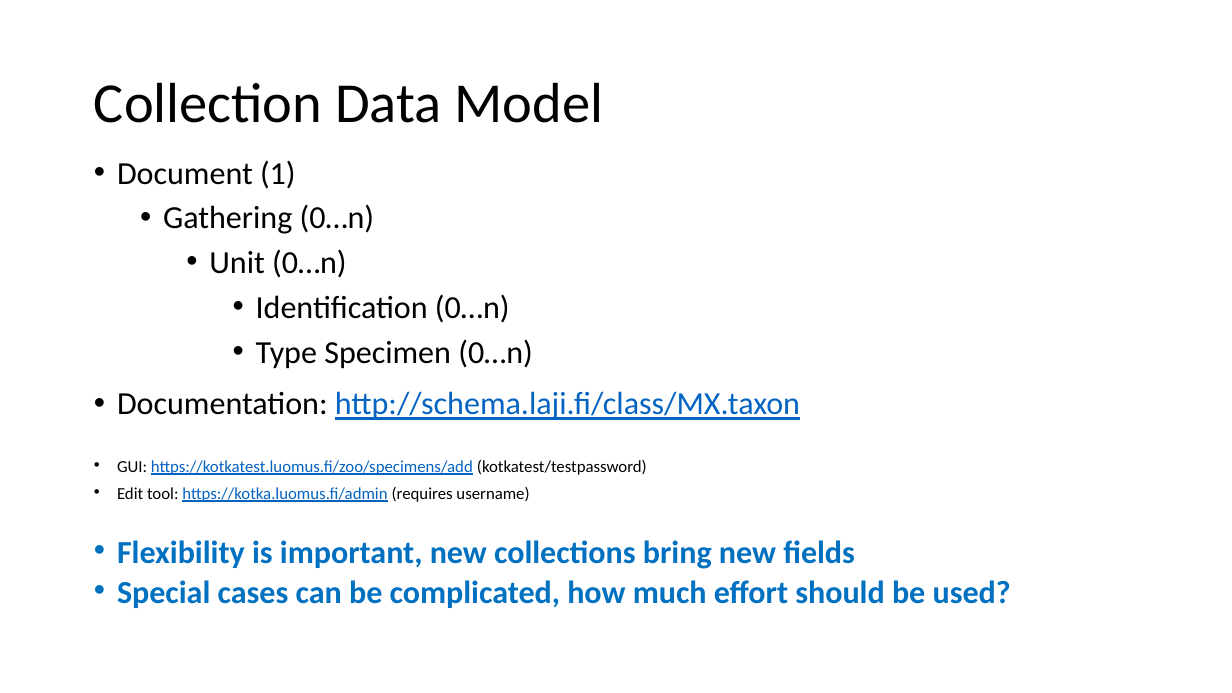
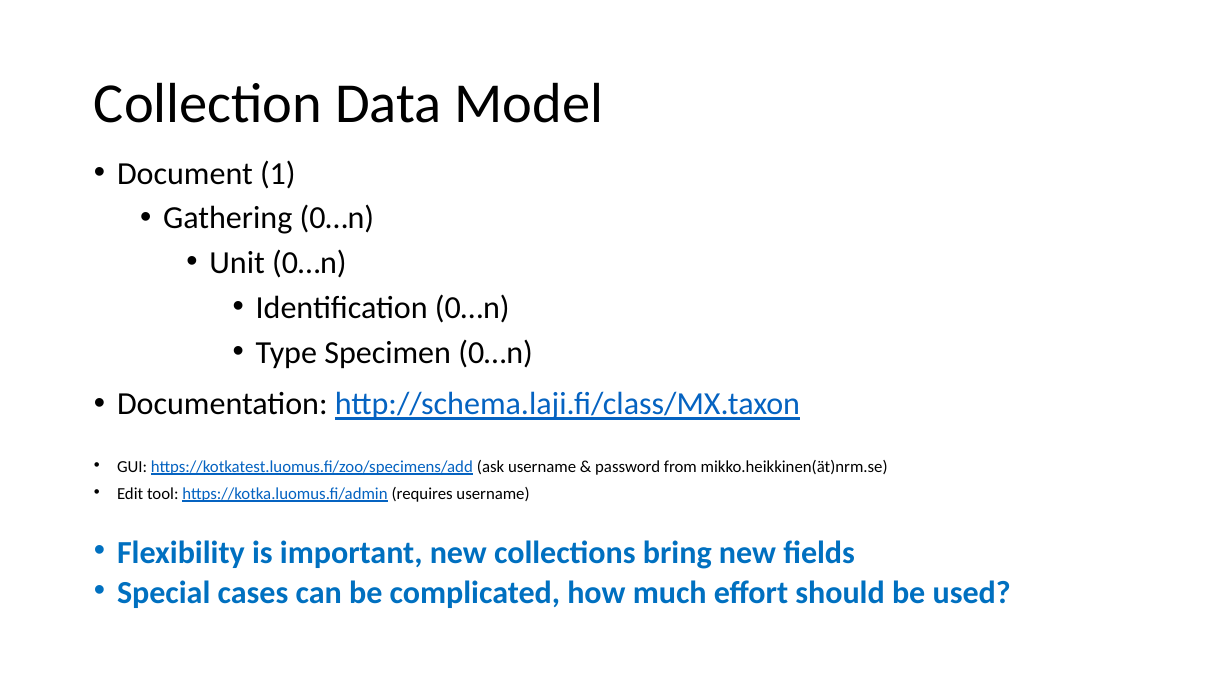
Before and after one commit to DINA-Web/dina-tc-workshops, a slide deck: slide 7 of 2017_Stockholm/DINA-Kotka.pptx. Drawn at 1232x693 pixels with LibreOffice and Linux fonts; fonts in the diff are those of the drawing. Boxes give left, top, right and bottom in pixels: in the first picture for what was removed or moved away, otherwise in the second. Text is boxed around its words. In the diff, an @@ line names an element or a change of style, - is before the commit and + after.

Commit message:
Corrected username

```diff
--- a/2017_Stockholm/DINA-Kotka.pptx
+++ b/2017_Stockholm/DINA-Kotka.pptx
@@ text at [117, 460, 888, 475]: text changed; text colour #0563C1 to #000000 @@
-• GUI: https://kotkatest.luomus.fi/zoo/specimens/add (kotkatest/testpassword)
+• GUI: https://kotkatest.luomus.fi/zoo/specimens/add (ask username & password from mikko.heikkinen(ät)nrm.se)
```
Also in this commit, not shown: 1 other slide changed.
